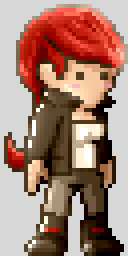
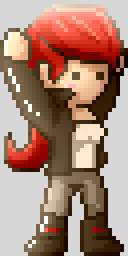
The second (128, 256) image is a revision of the first. Changes to its layers:
added group "Item Pickup" with 2 layers above "Falling" over (x1=0, y1=4, x2=128, y2=256)
added layer "Layer20" (linear light) in group "Item Pickup" over (x1=0, y1=4, x2=128, y2=256)
added layer "Layer19" in group "Item Pickup" over (x1=0, y1=4, x2=128, y2=256)
hid group "Idle" (1st of 2) (2 layers) over (x1=0, y1=4, x2=128, y2=256)
